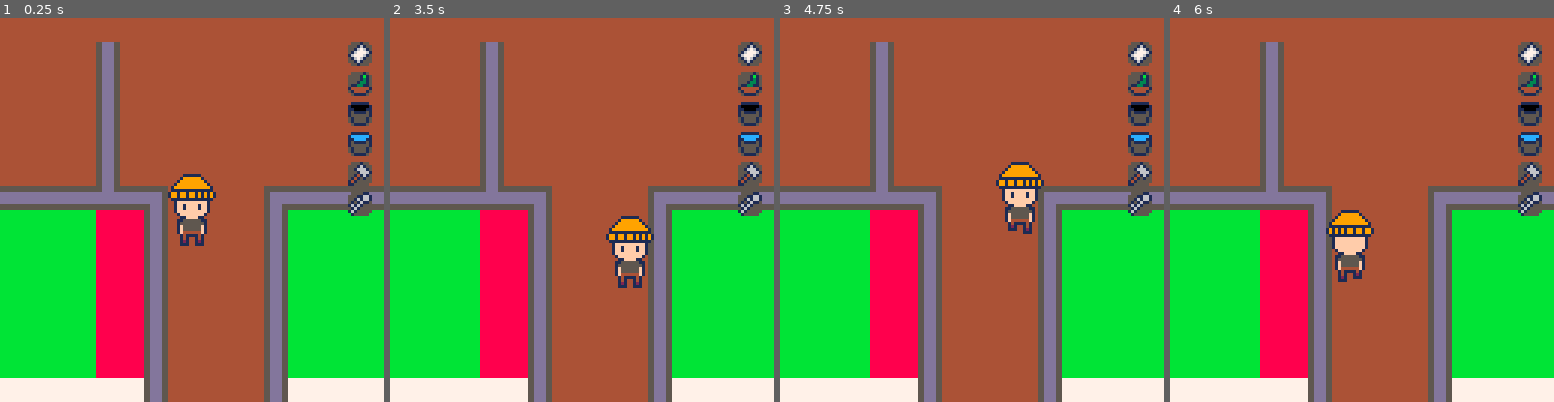
Above: before the commit, frames 1-4 (left to right).
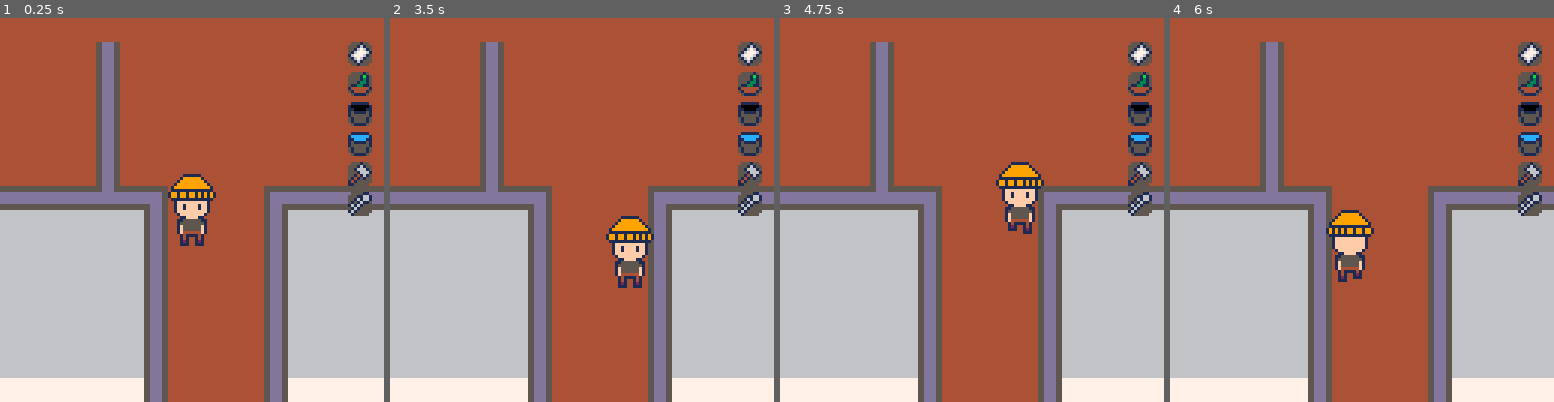
Above: after the commit, the same moments.

Repository: PaoloPortugal/one-last-visit
Game: PICO-8 cartridge mini-jam.p8
Same seed, same stepped clock (60 frames per second), same inputs: the game is played once before the commit and once after it.
Inputs:
- Up to frame 1 (0.25 s): no input
- Up to frame 2 (3.5 s): tap O (Z key) at 0.33, 0.7, 1.43, 2.22, 3.1 s; hold Left 1.97-2.37 s; hold Down 2.42-2.82 s; hold Right from 2.87 s (still down)
- Up to frame 3 (4.75 s): release Right at 3.53 s; hold Up 3.58-4.08 s; tap O (Z key) at 3.98 s; hold Right 4.13-4.53 s; hold Down from 4.58 s (still down)
- Up to frame 4 (6 s): tap O (Z key) at 4.87, 5.75 s; release Down at 5.08 s; hold Left 5.13-5.8 s; hold Up from 5.85 s (still down)

The runs differ from the first frame. In frame 1, 27% of the frame differs, in the area x 0-100%, y 50-94%; in frame 2, 27%; in frame 3, 27%; in frame 4, 27%.

Commit message:
Improved the dialogue system a ton and added the option to make interactables with dialogue

Diff:
--- a/entities.lua
+++ b/entities.lua
@@ -98,7 +98,7 @@
         update=function(self, objects, active_dialogue)
             self.timeshift=self.x>60*8
             self:check_objects(objects)
-            if not active_dialogue then
+            if not dialogue.active then
                 self:input()
             else
                 self.dx=0
@@ -560,6 +560,35 @@
     return c1,c2
 end
 
+function make_talkative(s_x, s_y, dialogue)
+-- creates an object with just dialogue
+
+    local t={
+        x=s_x,
+        y=s_y,
+
+        w=8, -- width
+        h=8, -- height
+
+        interactable=true,
+        interacting=false,
+
+        interact=function(self)
+            if not dialogue.active then
+                spawn_dialogue(player.x,player.y-16,dialogue)
+                player.interacting=false
+                self.interacting=false
+            end
+        end,
+
+        update=function(self) end,
+
+        draw=function(self) end,
+    }
+
+    return t
+end
+
 function make_camera(target)
 -- creates a new camera
     local c=
--- a/mini-jam.p8
+++ b/mini-jam.p8
@@ -24,6 +24,7 @@
     player:update(objects)
     update_objects()
     cam:update()
+    update_dialogue()
 end
 
 function _draw()
@@ -45,6 +46,8 @@
     player:draw()
 
     draw_map_over(player.timeshift)
+
+    draw_dialogue()
 
     camera(0,0)
 
@@ -62,8 +65,9 @@
 function spawn_objects()
     local chair=make_chair(8*8,30*8)
     local clock_1,clock_1_m=make_clock(20*8,25*8)
+    local t1=make_talkative(12*8,8*8,{"Lorem ipsum dolor sit amet, consectetur adipiscing elit, sed do eiusmod tempor incididunt","ut labore et dolore magna aliqua. Ut enim ad minim veniam, quis nostrud exercitation ull","amco laboris nisi ut aliquip ex ea commodo consequat. Duis aute irure dolor in reprehende","rit in voluptate velit esse cillum dolore eu fugiat nulla pariatur. Excepteur sint occaec","at cupidatat non proident, sunt in culpa qui officia deserunt mollit anim id est laborum."})
     clocks={clock_1,clock_1_m}
-    objects={chair,clock_1,clock_1_m}
+    objects={chair,clock_1,clock_1_m,t1}
 end
 
 function update_objects()
@@ -81,22 +85,22 @@
 00000000011111111111111001111111111111100111111111111110011111111111111001111111111111100111111111111110011111111111111066666666
 00000000199199199191919119919919919191911991991991919191199191999199199119919199919919911991919991991991199191999199199166666666
 00000000199199199191919119919919919191911991991991919191199191999199199119919199919919911991919991991991199191999199199166666666
-00888800011111111111111001111111111111100111111111111110011111111111111001111111111111100111111111111110011111111111111088888888
-08000080001ffffffffff100001ffffffffff100001ffffffffff100001ffffffffff100001ffffffffff100001ffffffffff100001ffffffffff10088888888
-80700708001ff7ffff7ff100001ff7ffff7ff100001ff7ffff7ff100001ffffffff7f100001ffffffff7f100001ffffffff7f100001ffffffff7f10088888888
-80077008001ff7ffff7ff100001ff7ffff7ff100001ff7ffff7ff100001ffffffff7f100001ffffffff7f100001ffffffff7f100001ffffffff7f10088888888
-80077008001ffffffffff100001ffffffffff100001ffffffffff100001ffffffffff100001ffffffffff100001ffffffffff100001ffffffffff10088888888
-807007080001ffffffff10000001ffffffff10000001ffffffff10000001ffffffff10000001ffffffff10000001ffffffff10000001ffffffff100088888888
-08000080000011ffff110000000011ffff110000000011ffff110000000011ffff110000000011ffff110000000011ffff110000000011ffff11000088888888
-00888800000115555551100000011555555110000001555555551000000015555551000000001555555100000000155555510000000015555551000088888888
-00099000000155555555100000015555555510000001f555555f10000000151555510000000015151151000000001515555100000000155555511100bbbbbbbb
-000990000001f555555f10000001f555555f10000001f555555f1000000015111551000000001511ff1100000000111555510000000015555155ff10bbbbbbbb
-000990000001f555555f10000001f555555f10000001f555555f10000000151ff151000000001551ff1100000001ff1555510000000015555515ff10bbbbbbbb
-000990000001f444444f10000001f444444f100000001444444100000000141ff141000000001444114100000001ff14144100000000144444411100bbbbbbbb
-000990000000141111410000000014111141000000001411114100000000144114410000000114411444100000001144114411000000144114410000bbbbbbbb
-000000000000141001410000000012100141000000001410012100000000122112210000001222210122210000012221001222100000122112210000bbbbbbbb
-000990000000121001210000000011100121000000001210011100000000122212221000001221110122100000012211001221000000122212221000bbbbbbbb
-000990000000111001110000000000000111000000001110000000000000011101110000000111000011000000001110000110000000011101110000bbbbbbbb
+00888800011111111111111001111111111111100111111111111110011111111111111001111111111111100111111111111110011111111111111066666666
+08000080001ffffffffff100001ffffffffff100001ffffffffff100001ffffffffff100001ffffffffff100001ffffffffff100001ffffffffff10066666666
+80700708001ff7ffff7ff100001ff7ffff7ff100001ff7ffff7ff100001ffffffff7f100001ffffffff7f100001ffffffff7f100001ffffffff7f10066666666
+80077008001ff7ffff7ff100001ff7ffff7ff100001ff7ffff7ff100001ffffffff7f100001ffffffff7f100001ffffffff7f100001ffffffff7f10066666666
+80077008001ffffffffff100001ffffffffff100001ffffffffff100001ffffffffff100001ffffffffff100001ffffffffff100001ffffffffff10066666666
+807007080001ffffffff10000001ffffffff10000001ffffffff10000001ffffffff10000001ffffffff10000001ffffffff10000001ffffffff100066666666
+08000080000011ffff110000000011ffff110000000011ffff110000000011ffff110000000011ffff110000000011ffff110000000011ffff11000066666666
+00888800000115555551100000011555555110000001555555551000000015555551000000001555555100000000155555510000000015555551000066666666
+00099000000155555555100000015555555510000001f555555f1000000015155551000000001515115100000000151555510000000015555551110066666666
+000990000001f555555f10000001f555555f10000001f555555f1000000015111551000000001511ff1100000000111555510000000015555155ff1066666666
+000990000001f555555f10000001f555555f10000001f555555f10000000151ff151000000001551ff1100000001ff1555510000000015555515ff1066666666
+000990000001f444444f10000001f444444f100000001444444100000000141ff141000000001444114100000001ff1414410000000014444441110066666666
+00099000000014111141000000001411114100000000141111410000000014411441000000011441144410000000114411441100000014411441000066666666
+00000000000014100141000000001210014100000000141001210000000012211221000000122221012221000001222100122210000012211221000066666666
+00099000000012100121000000001110012100000000121001110000000012221222100000122111012210000001221100122100000012221222100066666666
+00099000000011100111000000000000011100000000111000000000000001110111000000011100001100000000111000011000000001110111000066666666
 055555500000100000000100011111100111111000001000000001100000011055dddd5555dddd5555555555555555555555555555dddd5555dddd5555dddd55
 555555550001610000001b10122222211cccccc1000161000001166100011aa155dddd5555dddd5555555555555555555555555555dddd5555dddd5555dddd55
 5555555500167610000013101122221111cccc110016661000161661001a1aa1dddddddd55dddd5555dddddddddddddddddddd5555dddddddddddd55dddddd55
--- a/visuals.lua
+++ b/visuals.lua
@@ -15,9 +15,10 @@
     char_idx=0,
     char_timer=0,
     char_speed=1, -- frames per char (lower=faster)
-    max_width=100, -- max box width in pixels
+    max_width=80, -- max box width in pixels
     padding=4,
-    border=1
+    border=1,
+    input_delay=0 -- add this new field
 }
 
 function swap_case(text)
@@ -53,6 +54,9 @@
         dialogue.texts=swapped
     end
     dialogue.current_idx=1
+    dialogue.char_idx=0
+    dialogue.char_timer=0
+    dialogue.input_delay=5 -- add a 5 frame delay before accepting input
     load_current_dialogue()
 end
 
@@ -60,14 +64,61 @@
     dialogue.text=dialogue.texts[dialogue.current_idx]
     dialogue.char_idx=0
     dialogue.char_timer=0
-    -- pre-calculate word wrapping
-    dialogue.lines=wrap_text(dialogue.text,dialogue.max_width)
+    -- pre-calculate word wrapping with hyphenation
+    local all_lines=wrap_text_with_hyphen(dialogue.text,dialogue.max_width)
+
+    -- if more than 3 lines, split into multiple dialogues
+    if #all_lines > 3 then
+        -- take first 3 lines for current dialogue
+        dialogue.lines={}
+        for i=1,3 do
+            add(dialogue.lines,all_lines[i])
+        end
+
+        -- check if last line ends with a hyphen (mid-word break)
+        local last_line=dialogue.lines[3]
+        local ends_with_hyphen=sub(last_line,#last_line)=="-"
+
+        -- reconstruct remaining text
+        local remaining_text=""
+
+        if ends_with_hyphen then
+            -- remove hyphen and get last character before it
+            local line_without_hyphen=sub(last_line,1,#last_line-1)
+            local last_char=sub(line_without_hyphen,#line_without_hyphen)
+            -- update current line to end with hyphen
+            dialogue.lines[3]=sub(line_without_hyphen,1,#line_without_hyphen-1).."-"
+            -- start next text with hyphen + last char
+            remaining_text="-"..last_char
+        end
+
+        for i=4,#all_lines do
+            if remaining_text!="" and remaining_text!="-" then
+                remaining_text=remaining_text.." "
+            end
+            remaining_text=remaining_text..all_lines[i]
+        end
+
+        -- insert remaining text as next dialogue
+        local new_texts={}
+        for i=1,dialogue.current_idx do
+            add(new_texts,dialogue.texts[i])
+        end
+        add(new_texts,remaining_text)
+        for i=dialogue.current_idx+1,#dialogue.texts do
+            add(new_texts,dialogue.texts[i])
+        end
+        dialogue.texts=new_texts
+    else
+        dialogue.lines=all_lines
+    end
+
     -- calculate box dimensions
     dialogue.width=get_max_line_width(dialogue.lines)
     dialogue.height=#dialogue.lines*6
 end
 
-function wrap_text(text,max_w)
+function wrap_text_with_hyphen(text,max_w)
     local lines={}
     local words=split_words(text)
     local line=""
@@ -84,12 +135,46 @@
                 line_w=line_w+4+word_w
             end
         else
-            -- need new line
-            if line!="" then
+            -- word doesn't fit - try to hyphenate
+            if line=="" then
+                -- word is longer than max_w, must break it
+                local chars_that_fit=flr(max_w/4)-1 -- -1 for hyphen
+                line=sub(word,1,chars_that_fit).."-"
                 add(lines,line)
-            end
-            line=word
-            line_w=word_w
+                -- put rest of word back for next iteration
+                word=sub(word,chars_that_fit+1)
+                line=""
+                line_w=0
+                -- continue processing the rest
+                word_w=#word*4
+                if word_w<=max_w then
+                    line=word
+                    line_w=word_w
+                end
+            else
+                -- check if we can fit part of the word with hyphen
+                local space_left=max_w-line_w-4 -- -4 for space
+                local chars_that_fit=flr(space_left/4)-1 -- -1 for hyphen
+                if chars_that_fit>=3 then
+                    -- enough room to hyphenate
+                    line=line.." "..sub(word,1,chars_that_fit).."-"
+                    add(lines,line)
+                    word=sub(word,chars_that_fit+1)
+                    line=""
+                    line_w=0
+                    -- continue with rest of word
+                    word_w=#word*4
+                    if word_w<=max_w then
+                        line=word
+                        line_w=word_w
+                    end
+                else
+                    -- not enough room, start new line
+                    add(lines,line)
+                    line=word
+                    line_w=word_w
+                end
+            end
         end
     end
     -- add last line
@@ -141,6 +226,25 @@
 
 function update_dialogue()
     if not dialogue.active then return end
+
+    -- countdown input delay
+    if dialogue.input_delay > 0 then
+        dialogue.input_delay -= 1
+        -- still update character animation during delay
+        local total_chars=0
+        for line in all(dialogue.lines) do
+            total_chars+=#line
+        end
+        if dialogue.char_idx<total_chars then
+            dialogue.char_timer+=1
+            if dialogue.char_timer>=dialogue.char_speed then
+                dialogue.char_timer=0
+                dialogue.char_idx+=1
+            end
+        end
+        return -- don't process button input yet
+    end
+
     -- count total chars in all lines
     local total_chars=0
     for line in all(dialogue.lines) do
@@ -160,6 +264,7 @@
             -- move to next dialogue or close
             if dialogue.current_idx<#dialogue.texts then
                 dialogue.current_idx+=1
+                dialogue.input_delay=5 -- reset delay for next dialogue
                 load_current_dialogue()
             else
                 close_dialogue()
@@ -176,12 +281,14 @@
     local d=dialogue
     local p=d.padding
     local b=d.border
+    -- calculate box dimensions first (add space for button icon)
+    local bw=d.width+(p*2)+(b*2)+8 -- +8 for button icon space
+    local bh=d.height+(p*2)+(b*2)
     -- calculate top-left corner
+    -- x is now center, so subtract half width
     -- y is bottom of box, so subtract height
-    local bx=d.x
-    local by=d.y-d.height-(p*2)-(b*2)
-    local bw=d.width+(p*2)+(b*2)
-    local bh=d.height+(p*2)+(b*2)
+    local bx=d.x-(bw/2)
+    local by=d.y-bh
     -- draw border
     rectfill(bx-b,by-b,bx+bw+b,by+bh+b,7)
     -- draw black background
@@ -202,6 +309,13 @@
             break
         end
     end
+
+    -- draw button icon if dialogue is finished
+    if is_dialogue_finished() then
+        local icon_x=bx+bw-10 -- moved 4px more to the left (was -6)
+        local icon_y=by+bh-6
+        print("🅾️",icon_x,icon_y,7)
+    end
 end
 
 function close_dialogue()
